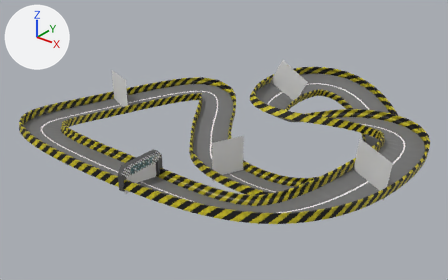
The Blender file assets/Models/racetrack.blend: old version first, new version second.
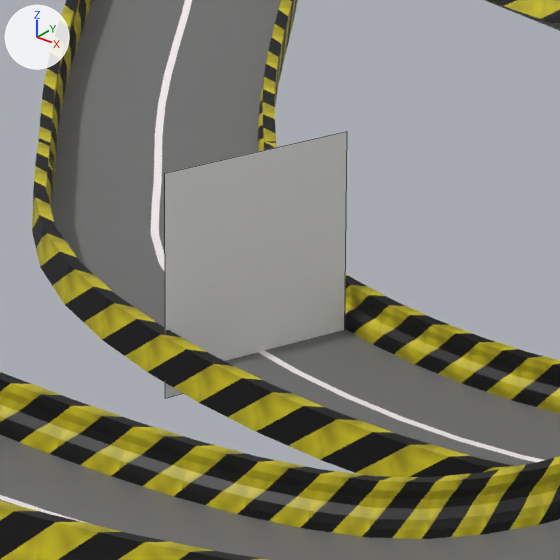
The first picture shows the older version from a 50 mm lens placed at (116.8, -163.9, 105.3), pointed at (-19.1, 6.0, 0.0). The close-ups show both versions on the part from 41% to 63% of the width and 40% to 75% of the height of that picture; other places that the commit changed are outside them. Lighting does not change. The marker at upper left points along +X, +Y and +Z. The close-ups show mesh edges as thin lines.

In view in the first close-up: 'Plane.002', 'track'.
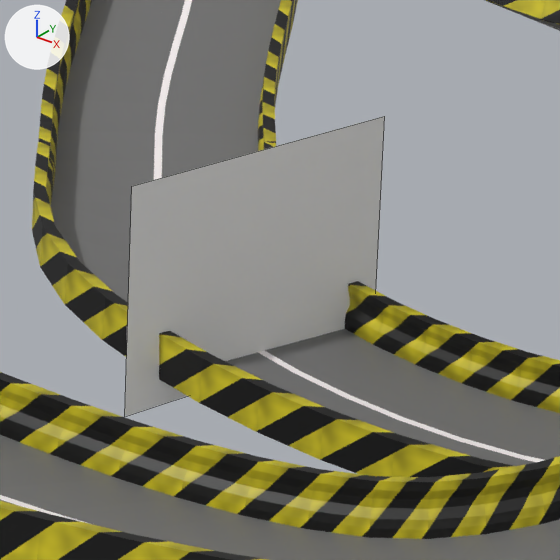
Boxes (x1, y1, x2, y2) around the edits, measured in the close-ups (560 x 560 px):
'Plane.002', reshaped (43% wider, 12% taller): before (165, 131, 347, 398); after (125, 116, 385, 416)

What changed in the scene script:
```text
Change me_plane_002:
    where me_plane_002.from_pydata(...)  # 4 vertices, 1 face; spans x -8.1..8.1, y -1.0..1.0, z -8.1..8.1
    used by ob_plane_002; location = (-9.09, -4.08, -0.73); rotation_euler = (0.037, -6.281, -1.729), in degrees (2.1, -360, -99)
    me_plane_002 part 1
    me_plane_002.vertices[0].co: (8.1, 0.1, -6.5) -> (11.5, 0.1, -6.5)  # pixel (165, 398) -> pixel (124, 416)
    me_plane_002.vertices[1].co: (6.5, -1.0, 8.1) -> (9.2, -1.0, 8.1)  # pixel (164, 173) -> pixel (131, 186)
    me_plane_002.vertices[2].co: (-6.5, 1.0, -8.1) -> (-9.2, 1.0, -8.1)
    me_plane_002.vertices[3].co: (-8.1, -0.1, 6.5) -> (-11.5, -0.1, 6.5)  # pixel (347, 131) -> pixel (384, 116)
```
